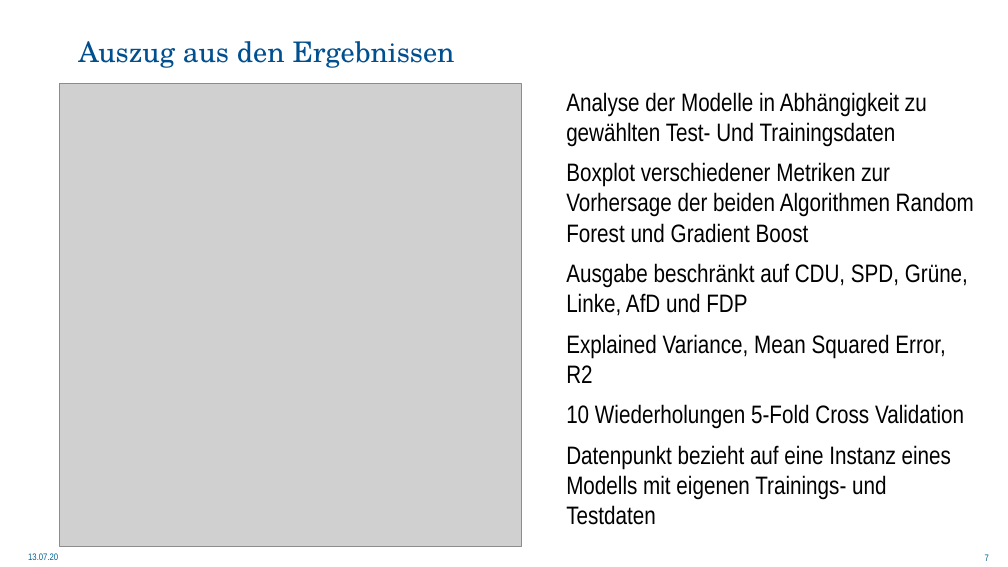
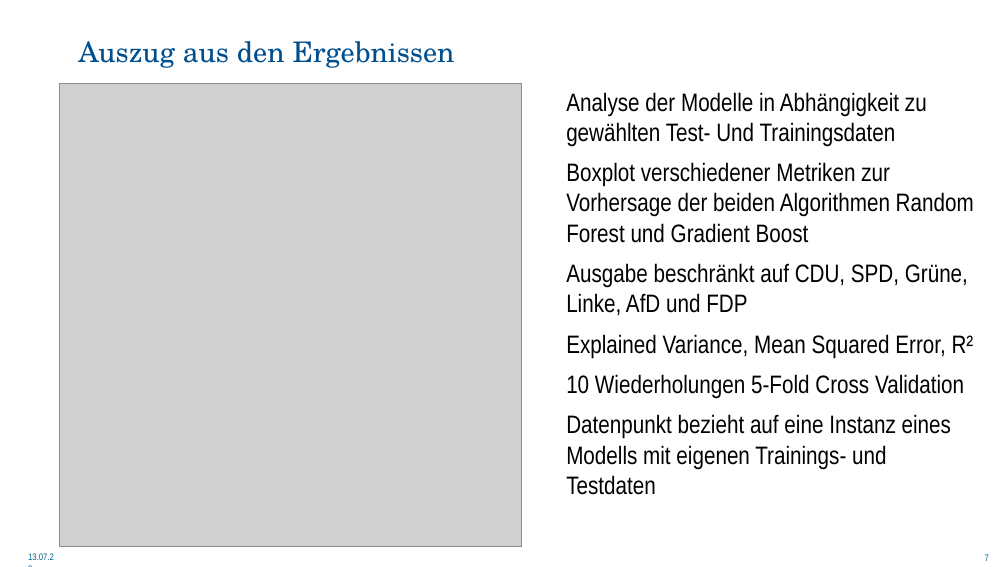
Before and after one commit to 5yntek/DataScienceProject, a slide deck: slide 7 of libreoffice/DataSciencePresentation_final.odp. Drawn at 1008x567 pixels with LibreOffice and Linux fonts; fonts in the diff are those of the drawing; grey boxes stand for pictures; background and template pictures are left out. Boxes give left, top, right and bottom in pixels: in the first picture for what was removed or moved away, otherwise in the second. Text is boxed around its words. In the diff, an @@ line names an element or a change of style, - is before the commit and + after.

```diff
--- a/libreoffice/DataSciencePresentation_final.odp
+++ b/libreoffice/DataSciencePresentation_final.odp
@@ text at (566,334,974,358): text changed @@
-● Explained Variance, Mean Squared Error, R2
+● Explained Variance, Mean Squared Error, R²
```
Also in this commit, not shown: 1 other file.
